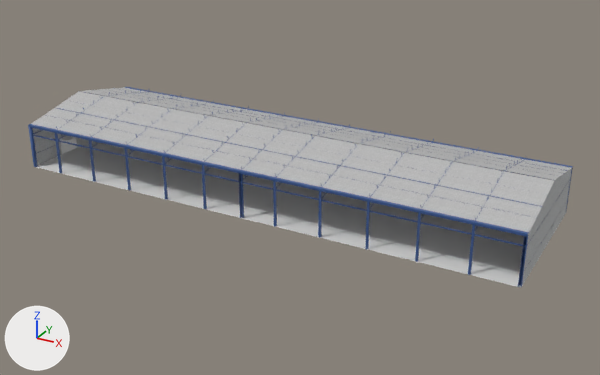
A saved change to the FBX model Project/Assets/Factory/Warehouse_300m2/Models/Warehouse_300m2.fbx.
Rendered twice from a 50 mm lens placed at (23.3, -111.6, 64.3), pointed at (-46.1, 14.6, 1.1). The lights are fixed; the arrows at lower left show +X, +Y and +Z. Where no turn or scale is listed for an object, it has been applied to the vertices. Vertices at the same position are counted once.

In view in the first picture: 'BackWall', 'Ceiling', 'Floor', 'FrontWall', 'WallFrameLeft'.
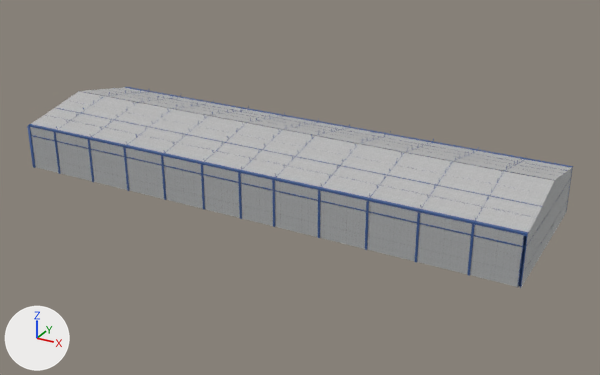
The change in detail:
me_cube_001 is used by ob_wallframeleft; location (0.0, 0.0, 0.0).
me_cube_001 had 636 vertices, 469 faces and spanned x -99.9..0.0, y 0.0..0.5, z 0.0..8.8.
me_cube_001 now has 632 vertices, 461 faces and spans x -99.9..0.0, y -0.3..0.3, z 0.0..8.8.
me_cube_001 part 1: the loose piece of 28 vertices spanning x -0.5..0.0, y 0.0..0.5, z 0.0..8.8 is moved by (0.0, -0.3, 0.0).
me_cube_001 part 2: the loose piece of 156 vertices spanning x -50.2..0.0, y 0.2..0.4, z 6.8..7.0 is moved by (0.0, -0.3, 0.0).
me_cube_001 part 3: the loose piece of 24 vertices spanning x -8.4..-8.0, y 0.1..0.5, z 0.0..8.8 is moved by (0.0, -0.3, 0.0).
me_cube_001 part 4: the loose piece of 24 vertices spanning x -17.1..-16.7, y 0.1..0.5, z 0.0..8.8 is moved by (0.0, -0.3, 0.0).
me_cube_001 part 5: the loose piece of 24 vertices spanning x -25.8..-25.5, y 0.1..0.5, z 0.0..8.8 is moved by (0.0, -0.3, 0.0).
me_cube_001 part 6: the loose piece of 24 vertices spanning x -34.6..-34.2, y 0.1..0.5, z 0.0..8.8 is moved by (0.0, -0.3, 0.0).
me_cube_001 part 7: the loose piece of 24 vertices spanning x -43.3..-42.9, y 0.1..0.5, z 0.0..8.8 is moved by (0.0, -0.3, 0.0).
me_cube_001 part 8: the loose piece of 28 vertices spanning x -99.9..-99.4, y 0.0..0.5, z 0.0..8.8 is moved by (0.0, -0.3, 0.0).
me_cube_001 part 9: the loose piece of 156 vertices spanning x -99.9..-49.7, y 0.2..0.4, z 6.8..7.0 is moved by (0.0, -0.3, 0.0).
me_cube_001 part 10: the loose piece of 24 vertices spanning x -58.1..-57.7, y 0.1..0.5, z 0.0..8.8 is moved by (0.0, -0.3, 0.0).
me_cube_001 part 11: the loose piece of 24 vertices spanning x -66.8..-66.4, y 0.1..0.5, z 0.0..8.8 is moved by (0.0, -0.3, 0.0).
me_cube_001 part 12: the loose piece of 24 vertices spanning x -75.5..-75.2, y 0.1..0.5, z 0.0..8.8 is moved by (0.0, -0.3, 0.0).
me_cube_001 part 13: the loose piece of 24 vertices spanning x -84.3..-83.9, y 0.1..0.5, z 0.0..8.8 is moved by (0.0, -0.3, 0.0).
me_cube_001 part 14: the loose piece of 24 vertices spanning x -93.0..-92.6, y 0.1..0.5, z 0.0..8.8 is moved by (0.0, -0.3, 0.0).
me_cube_001 part 15: the loose piece of 28 vertices spanning x -50.2..-49.7, y 0.0..0.5, z 0.0..8.8 is rebuilt with 24 vertices and now spans x -50.2..-49.8, y -0.2..0.2, z 0.0..8.8.
Mesh me_plane_002 is new.
It has 419 vertices, 264 faces and spans x 0.0..99.9, y -30.0..-29.9, z 0.0..8.7.
It uses material mat_warehousemodules.
Object 'SideWallLeft' (ob_sidewallleft) is new; it shows me_plane_002.
Its location is (-99.9, 30.0, 0.0).

Location of each change, [x1, y1, x2, y2] in pixels of the pictures (600 x 375 px; the box of a moved part takes in the faces that stretch with it):
'SideWallLeft', added
    after: [30, 127, 524, 287]
'WallFrameLeft', reshaped
    before: [28, 126, 528, 287]
    after: [27, 126, 528, 288]
part 1 of me_cube_001, moved or reshaped
    before: [518, 236, 528, 287]
    after: [517, 235, 528, 288]
part 2 of me_cube_001, moved or reshaped
    before: [242, 182, 526, 247]
    after: [241, 183, 526, 248]
part 3 of me_cube_001, moved or reshaped
    before: [468, 225, 476, 275]
    after: [467, 224, 475, 276]
part 4 of me_cube_001, moved or reshaped
    before: [415, 213, 421, 261]
    after: [415, 212, 420, 262]
part 5 of me_cube_001, moved or reshaped
    before: [365, 202, 370, 249]
    after: [365, 201, 369, 250]
part 6 of me_cube_001, moved or reshaped
    before: [318, 191, 322, 237]
    after: [318, 190, 321, 238]
part 7 of me_cube_001, moved or reshaped
    before: [273, 181, 277, 227]
    after: [272, 180, 275, 227]
part 8 of me_cube_001, moved or reshaped
    before: [28, 126, 38, 167]
    after: [27, 126, 36, 168]
part 9 of me_cube_001, moved or reshaped
    before: [32, 135, 241, 182]
    after: [31, 135, 239, 183]
part 10 of me_cube_001, moved or reshaped
    before: [202, 165, 207, 209]
    after: [201, 165, 205, 210]
part 11 of me_cube_001, moved or reshaped
    before: [162, 156, 168, 199]
    after: [161, 155, 166, 200]
part 12 of me_cube_001, moved or reshaped
    before: [124, 148, 131, 190]
    after: [123, 147, 129, 191]
part 13 of me_cube_001, moved or reshaped
    before: [89, 140, 96, 182]
    after: [88, 140, 94, 182]
part 14 of me_cube_001, moved or reshaped
    before: [55, 133, 62, 173]
    after: [54, 132, 61, 174]
part 15 of me_cube_001, rebuilt (17% narrower)
    before: [239, 173, 244, 218]
    after: [238, 172, 242, 219]
'Floor', unchanged, covered by the edit
    before: [37, 141, 565, 287]
    after: [518, 215, 565, 288]
